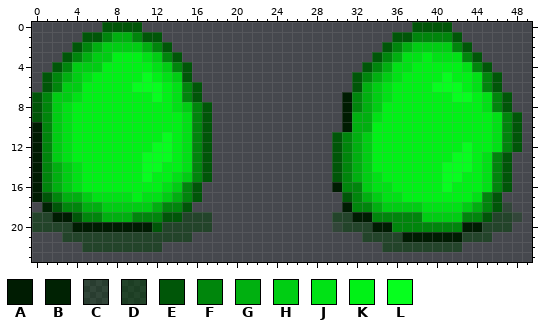
Two states of a pixel-art sprite, assets/images/eggGreen.png. Above, as it was before the edit.
The file is 60x30 pixels. Shown: x 0..49, y 0..23.
Palette (. is transparent): A #001c02  B #002203  C #0040054a  D #0040057f  E #005608  F #00860c  G #00b010  H #00ce13  J #00e215  K #00f216  L #06ff1e
New version:
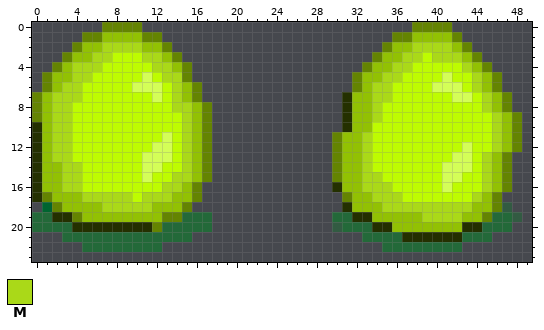
Colours new in this view: M #aad918
Message: developing Hud for icons
Change:
Colour A changes from #001c02 to #243000.
Colour B changes from #002203 to #006530.
Colour C changes from #0040054a to #008a244a.
Colour D changes from #0040057f to #008a247f.
Colour E changes from #005608 to #648401.
Colour F changes from #00860c to #92c103.
Colour K changes from #00f216 to #befc01.
Colour L changes from #06ff1e to #d4fe57.
Colour G gives way to colour F in row 1 at x 8 to 9; in row 2 at x 6, 11 and 37; in row 3 at x 5 and 36; in row 4 at x 35; in row 5 at x 3 and 34; in rows 6 to 8 at x 33.
Colour G gives way to colour F in rows 9 to 10 at x 32 to 33; in rows 11 to 13 at x 32; in rows 14 to 15 at x 2 and 32; in row 16 at x 2; in row 17 at x 3 to 4, 14 and 33; in row 18 at x 5 to 6, 12, 34 and 44.
Colour G gives way to colour F in row 19 at x 7 to 9.
Colour H gives way to colour M in row 2 at x 7 to 10 and 38 to 41; in row 3 at x 6 to 7 and 12; in row 4 at x 4 to 6 and 13; in row 5 at x 4, 14 and 35; in row 6 at x 3 to 4 and 34; in row 7 at x 2 to 3 and 34.
Colour H gives way to colour M in row 8 at x 2, 15 and 34; in rows 9 to 10 at x 2; in rows 11 to 13 at x 2 and 33; in row 14 at x 3 and 33; in row 15 at x 3, 15 and 33; in row 16 at x 3, 14 and 33.
Colour H gives way to colour M in row 17 at x 5, 13 and 34; in row 18 at x 7 to 11, 35 to 38 and 43; in row 19 at x 39 to 42.
Colour J gives way to colour M in row 3 at x 11, 37 to 38 and 40 to 42; in row 4 at x 12, 36 to 37 and 43; in row 5 at x 5, 13, 36 and 44; in row 6 at x 14, 35 and 44; in row 7 at x 4, 14, 35 and 45; in row 8 at x 3, 14 and 45.
Colour J gives way to colour M in row 9 at x 3, 15, 34 and 46; in rows 10 to 12 at x 3, 15 and 46; in row 13 at x 3, 15 and 45; in row 14 at x 4, 15 and 45; in row 15 at x 4, 14, 34 and 45; in row 16 at x 4, 13, 34 to 35 and 45.
Colour J gives way to colour M in row 17 at x 6 to 9, 11 to 12, 35 to 36 and 44; in row 18 at x 39 to 42.
